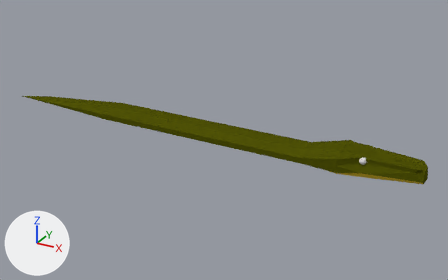
The Blender file Assets/Content/Enemy/models/src/croc.blend, before and after one commit.
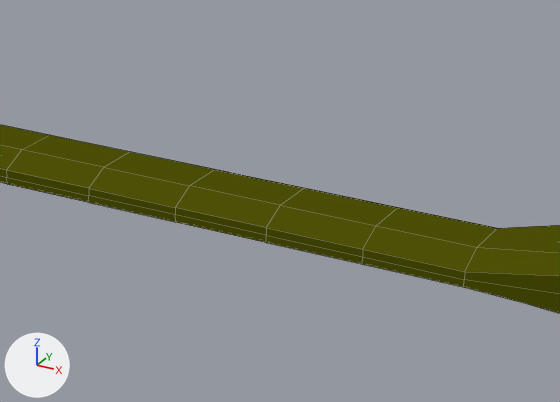
Each version is shown whole from a camera (50 mm lens) standing at (3.75, -7.91, 3.92) and looking at (-0.7, 0.19, -0.13), then close up on the part from 30% to 74% of the width and 22% to 73% of the height. Arrows for +X, +Y and +Z are at lower left; the lights stay in place. The close-ups show mesh edges as thin lines.

Script lines for the objects in view, before the commit:
```python
me_snake = bpy.data.meshes.new('Snake')
me_snake.from_pydata(...)  # 183 vertices, 161 faces; spans x -2.27..1.16, y -0.16..0.15, z -0.02..0.13
# faces by material slot: [77, 54, 30]
me_snake.materials.append(mat_body)  # dark yellow #4f5207
me_snake.materials.append(mat_eyes)  # white #e7e7e7
me_snake.materials.append(mat_belly)  # yellow #e7c838
ob_croc = bpy.data.objects.new('Croc', me_snake)
ob_croc.location = (0.0, 0.0, 0.0)
ob_croc.scale = (2.21, 2.21, 2.21)
```
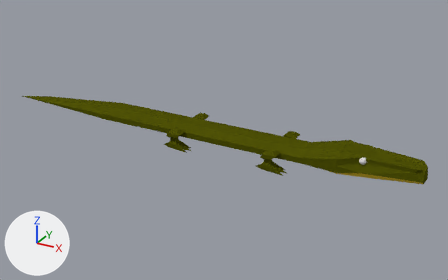
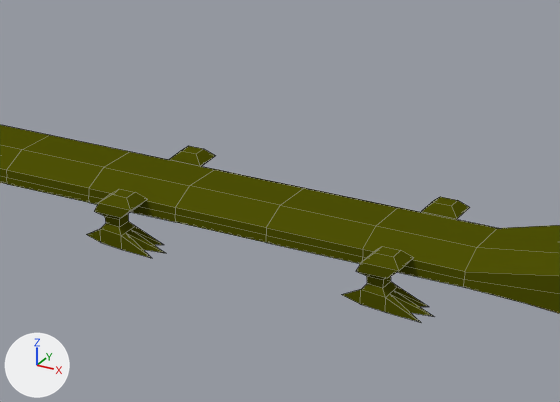
Pixel boxes (x1, y1, x2, y2) of what changed, in the close-ups (560 x 402 px):
'Croc', reshaped
    before: (0, 125, 560, 313)
    after: (0, 125, 560, 322)
part 1 of me_snake, built on
    before: (89, 154, 495, 287)
    after: (86, 146, 495, 322)

What the commit changed:
me_snake is used by ob_croc; location (0.0, 0.0, 0.0); scale (2.21, 2.21, 2.21).
me_snake had 183 vertices, 161 faces and spanned x -2.27..1.16, y -0.16..0.15, z -0.02..0.13.
me_snake now has 360 vertices, 329 faces and spans x -2.27..1.16, y -0.22..0.22, z -0.07..0.13.
Part 1, on me_snake:
12 faces are deleted.
133 vertices are added at x -0.68..0.3, y -0.22..0.22, z -0.07..0.07.
16 new vertices lie (0.05, 0.0, 0.0) away from vertices in x -0.61..0.15, y -0.19..0.19, z -0.02..0.07.
8 new vertices lie (0.1, 0.0, 0.0) away from vertices in x -0.61..0.13, y -0.21..0.21, z 0.05.
8 new vertices lie (0.09, 0.0, 0.0) away from vertices in x -0.69..0.13, y -0.21..0.21, z 0.02..0.05.
6 new vertices lie (0.07, -0.01, 0.0) away from vertices in x -0.62..0.15, y -0.2..0.15, z -0.07..-0.03.
6 new vertices lie (0.07, 0.01, 0.0) away from vertices in x -0.62..0.15, y -0.15..0.2, z -0.07..-0.03.
180 new faces join them, mat_body (dark yellow #4f5207).
